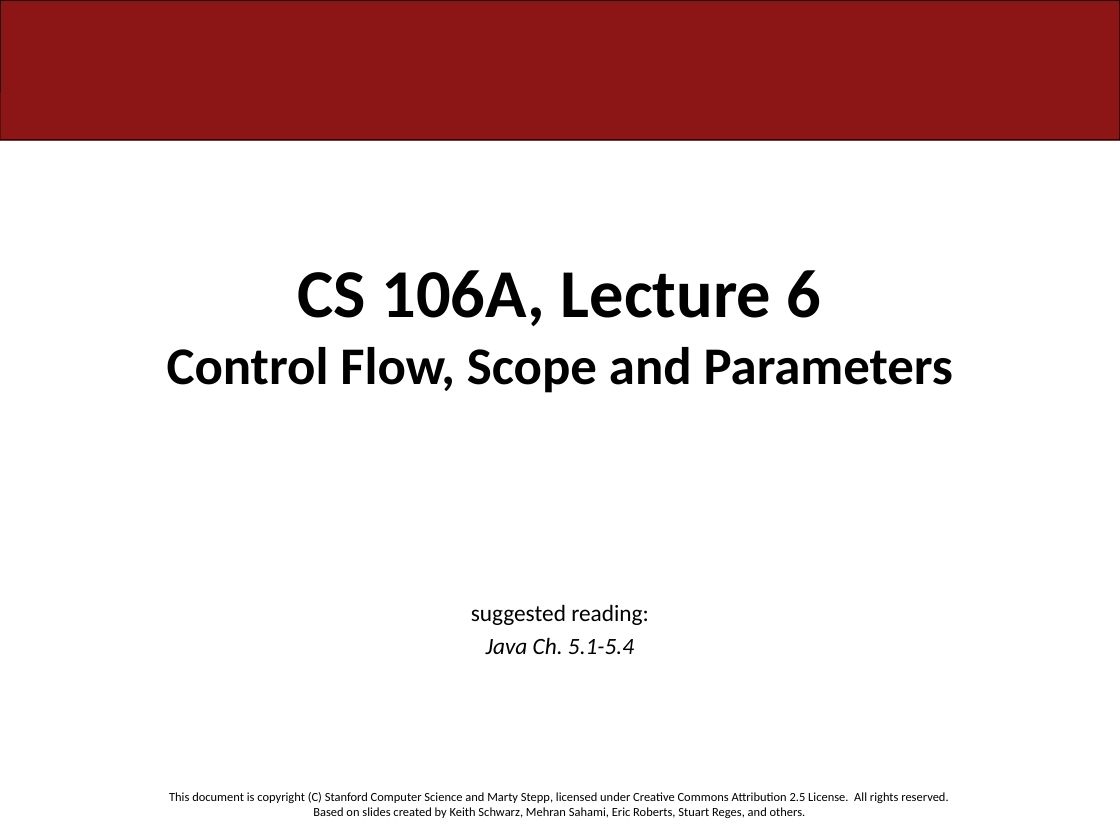
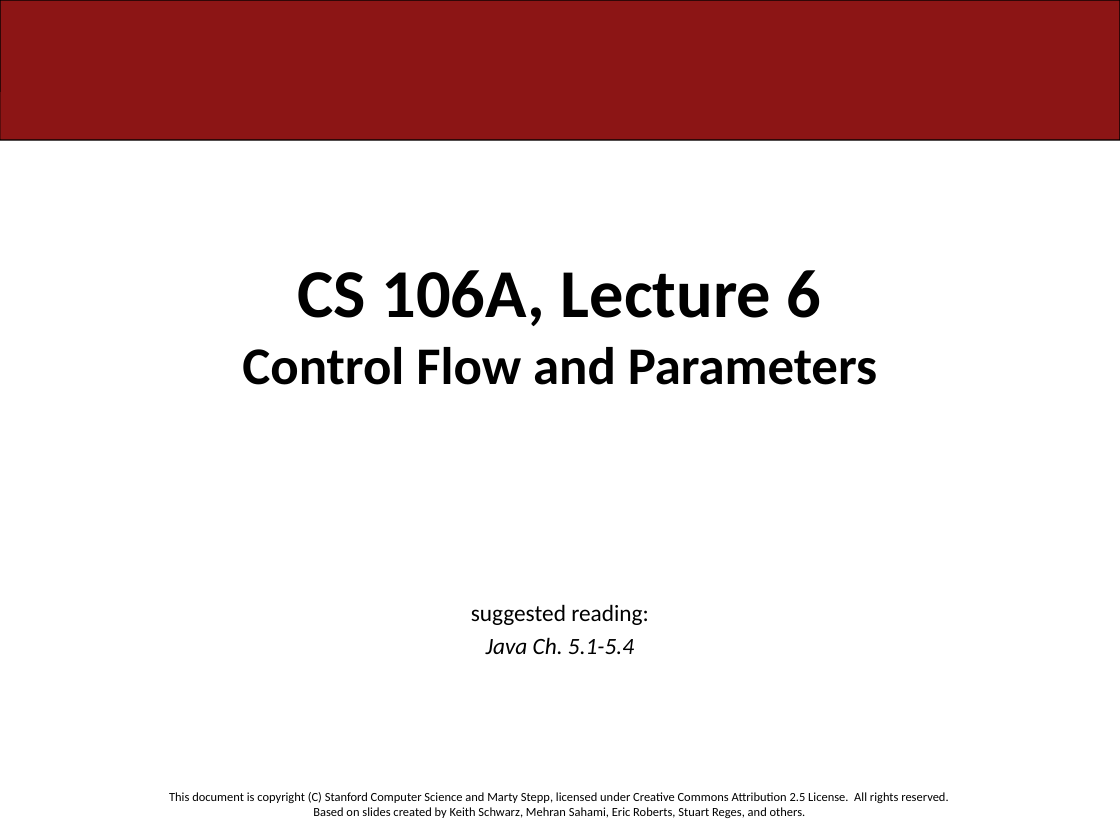
Before and after one commit to ckincaid17/cs106a-summer-2018, a slide deck: slide 1 of WWW/lectures/Lecture6/Lecture6.pptx. Drawn at 1120x840 pixels with LibreOffice and Linux fonts; fonts in the diff are those of the drawing. Boxes give left, top, right and bottom in pixels: in the first picture for what was removed or moved away, otherwise in the second. Text is boxed around its words. In the diff, an @@ line names an element or a change of style, - is before the commit and + after.

Commit message:
Updated lecture slides

```diff
--- a/WWW/lectures/Lecture6/Lecture6.pptx
+++ b/WWW/lectures/Lecture6/Lecture6.pptx
@@ title at bbox=[242, 270, 877, 385]: text changed @@
-CS 106A, Lecture 6
-Control Flow, Scope and Parameters
+CS 106A, Lecture 6
+Control Flow and Parameters
```
Also in this commit, not shown: 1 other file.
